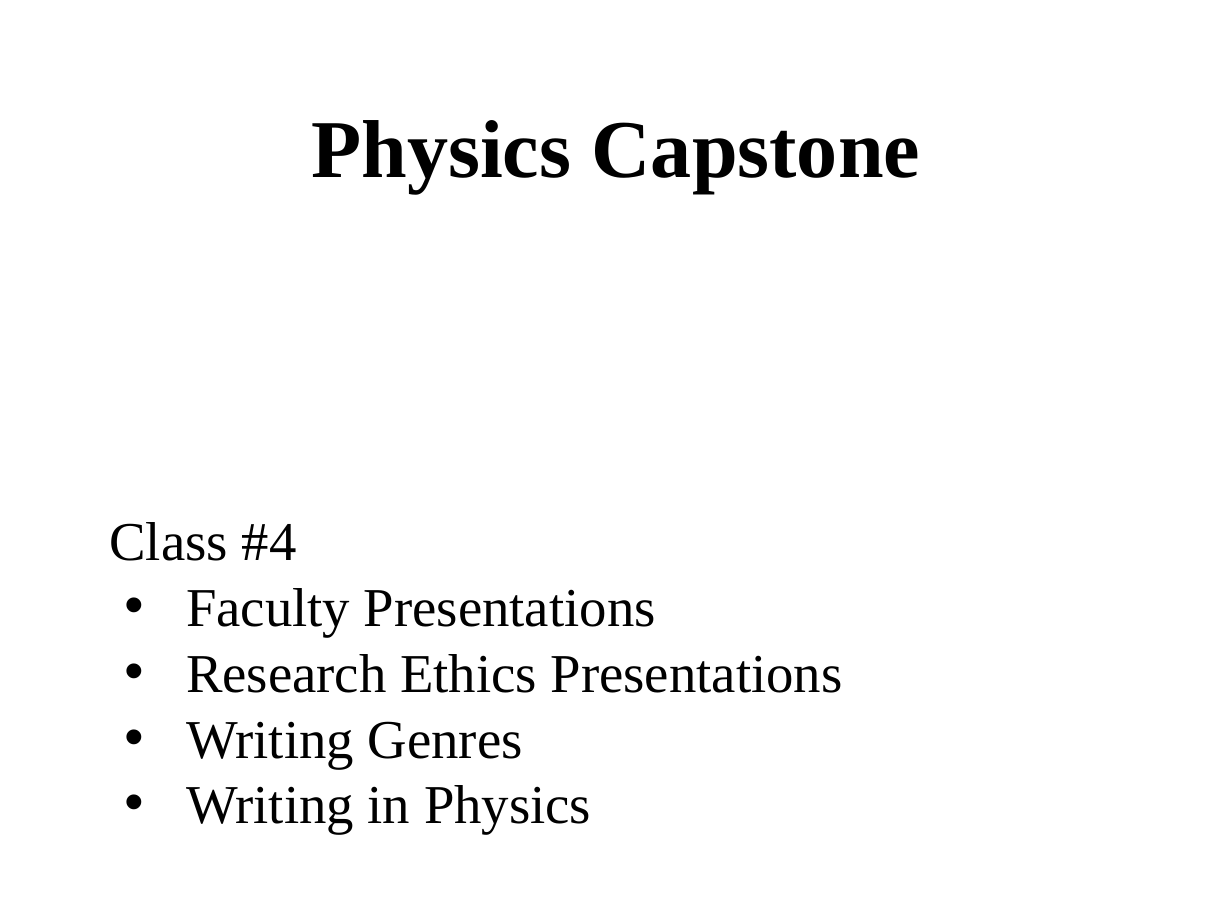
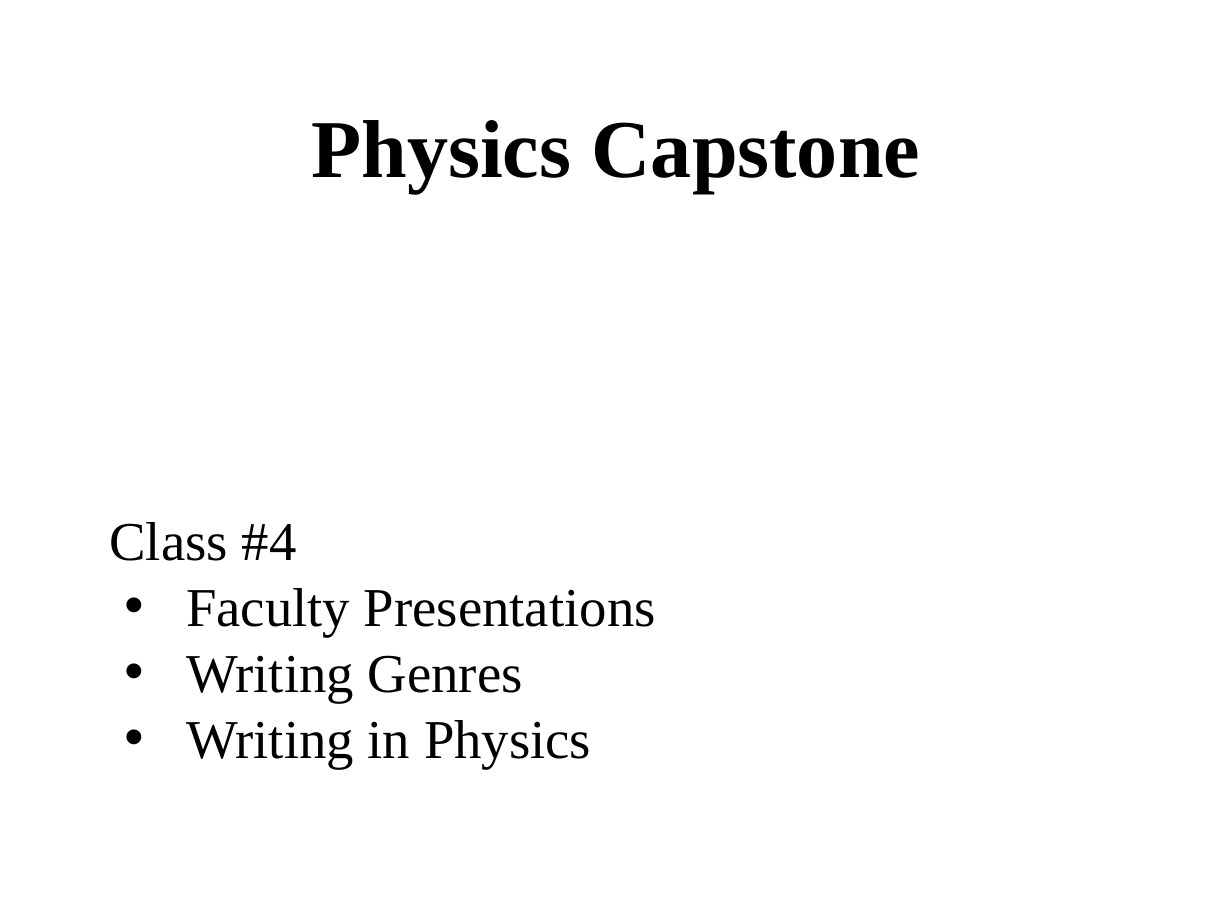
Before and after one commit to ajvanderhorst/PhysicsCapstoneGW, a slide deck: slide 1 of Slides/Class04.pptx. Drawn at 1232x924 pixels with LibreOffice and Linux fonts; fonts in the diff are those of the drawing. Boxes give left, top, right and bottom in pixels: in the first picture for what was removed or moved away, otherwise in the second. Text is boxed around its words. In the diff, an @@ line names an element or a change of style, - is before the commit and + after.

```diff
--- a/Slides/Class04.pptx
+++ b/Slides/Class04.pptx
@@ text at (186,654,843,693): paragraph removed @@
-• Research Ethics Presentations
```
Also in this commit, not shown: 2 slides removed.
